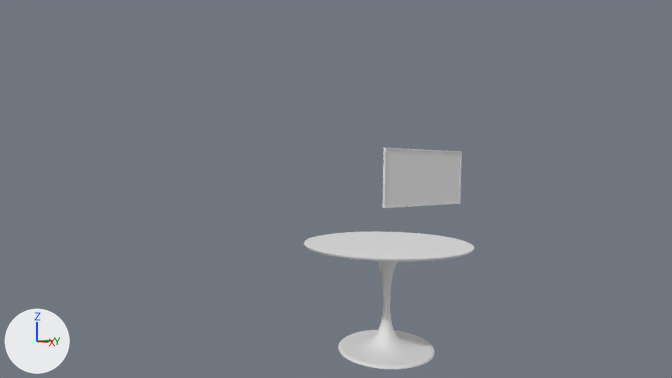
Two versions of the Blender file interior.blend, one commit apart.
Before and after are seen from the file's camera 'Camera'. Arrows for +X, +Y and +Z are at lower left; the lights stay in place. The same objects are shown in both versions, whatever each file hides.

Objects in the first picture: 'Cube.001', 'Mesa de comedor'.
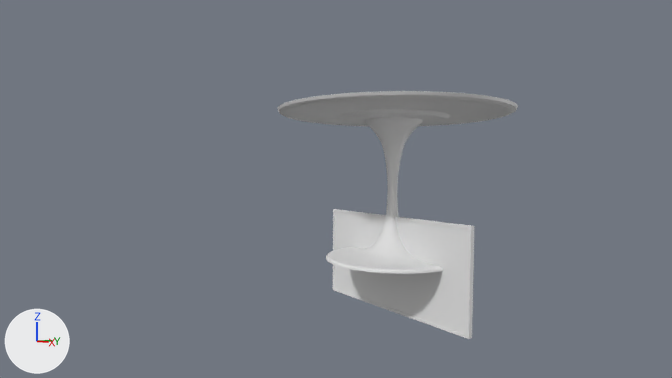
Changed parts and their boxes [x1, y1, x2, y2] in the pictures (672 x 378 px):
'Mesa de comedor', moved, rescaled (42% wider, 32% taller): before [304, 231, 474, 369]; after [277, 91, 518, 274]
'Cube.001', moved, rescaled, turned: before [383, 148, 462, 208]; after [333, 209, 474, 339]

The change in detail:
Object 'Mesa de comedor' (ob_mesa_de_comedor) moves from (3.24, -3.26, -0.04) to (0.0, 0.0, 0.0).
Object 'Mesa de comedor' (ob_mesa_de_comedor) is rescaled from (0.378, 0.378, 0.378) to (1.0, 1.0, 1.0).
Object 'Cube.001' (ob_cube_001) turns from (0.4, 0, 90) to (0, 0, 0) degrees about x, y and z.
Object 'Cube.001' (ob_cube_001) moves from (-2.77, 4.14, 1.75) to (0.0, 0.0, 0.0).
Object 'Cube.001' (ob_cube_001) is rescaled from (1.76, 0.0426, 0.882) to (2.0, 0.0484, 1.0).
